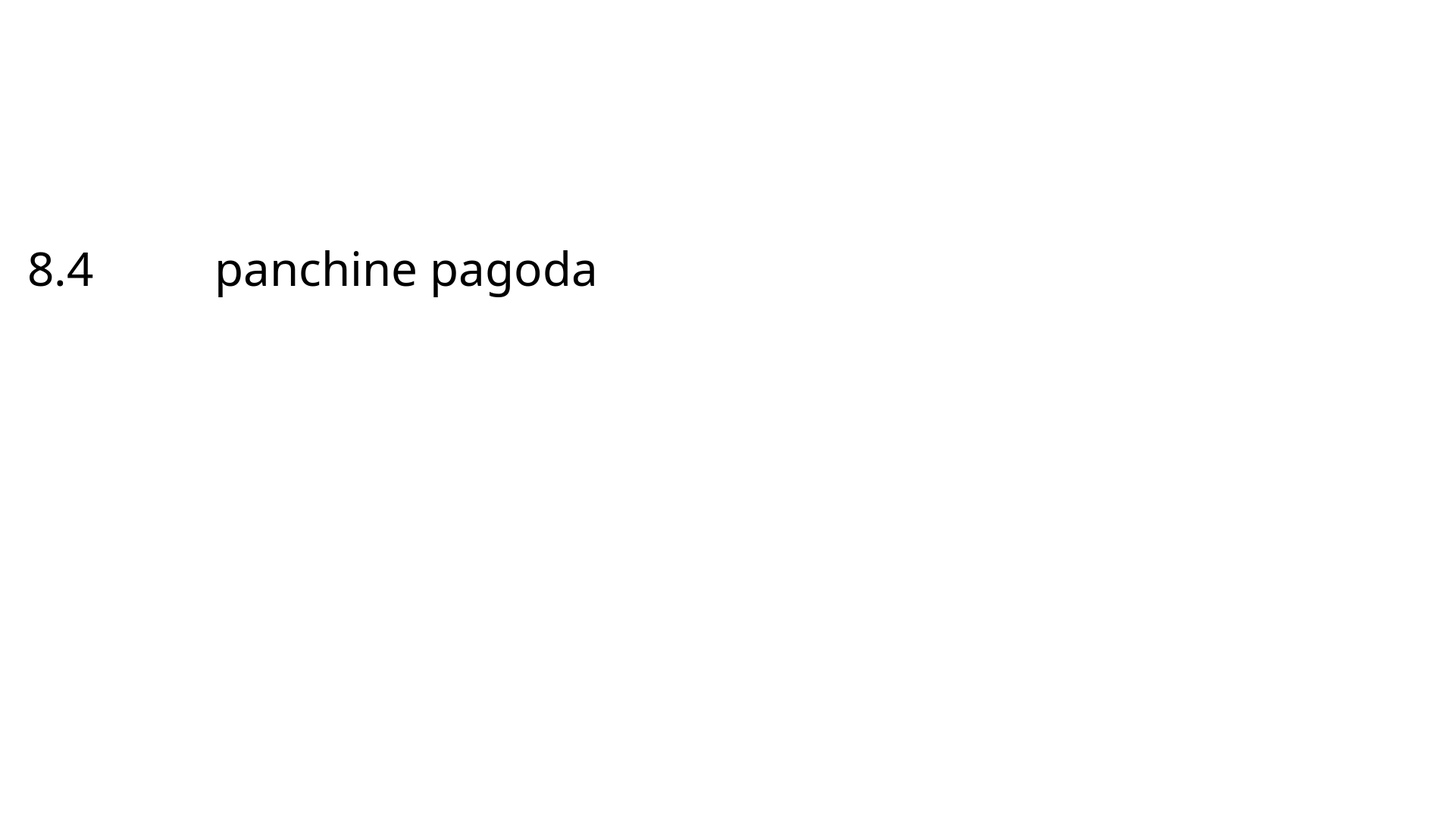
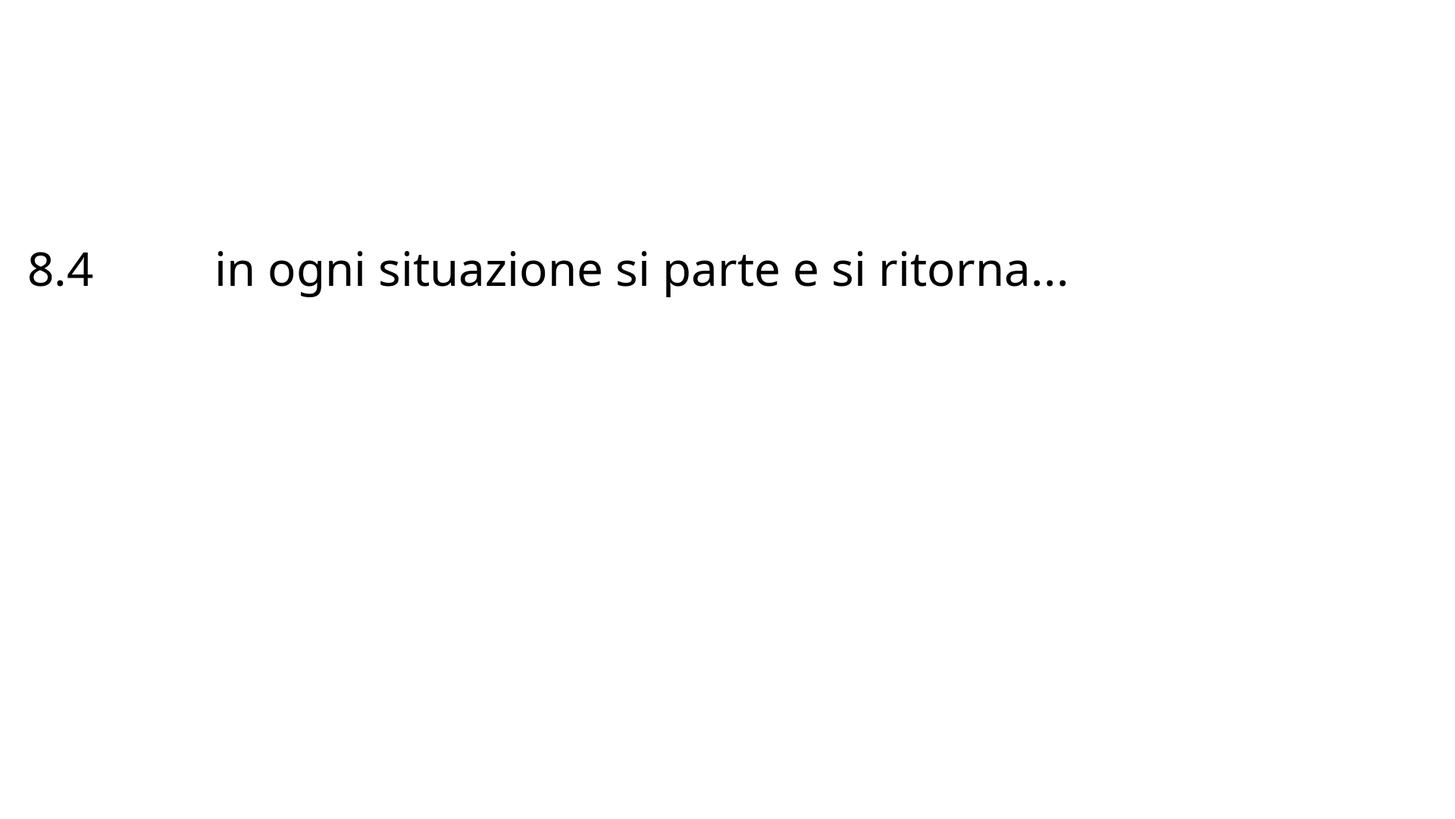
Before/after of a 1455x819 layered artwork. What changed in the layer stack:
renamed "8.4 panchine pagoda" to "8.4 in ogni situazion...", painted on it over (x1=217, y1=250, x2=1067, y2=298)
